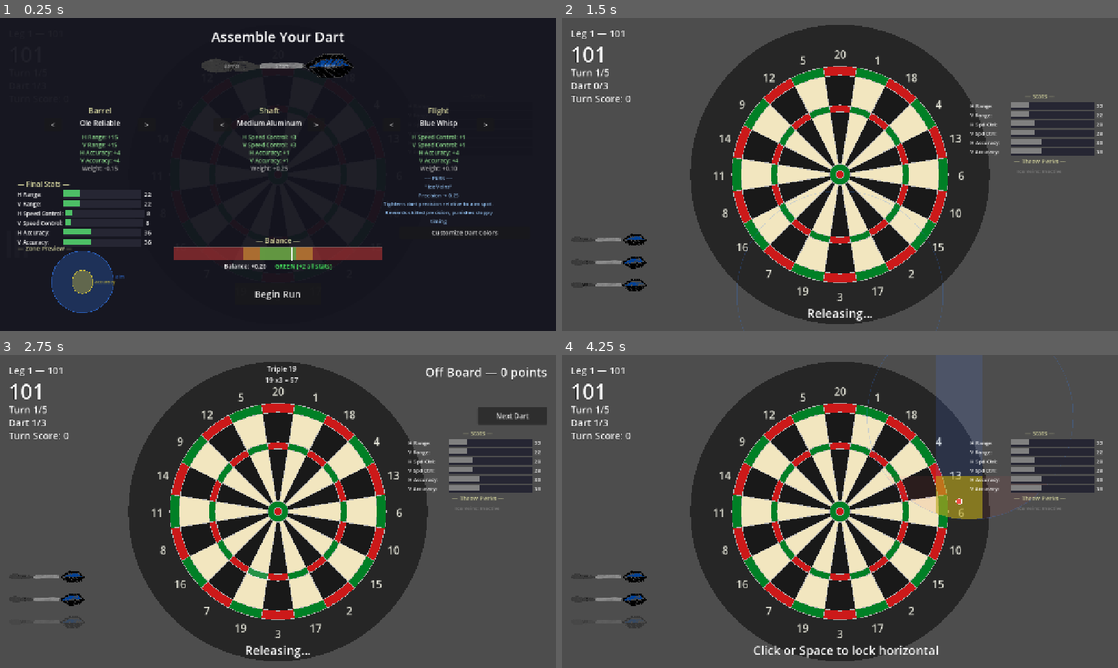
Above: before the commit, frames 1-4 (two rows, left to right).
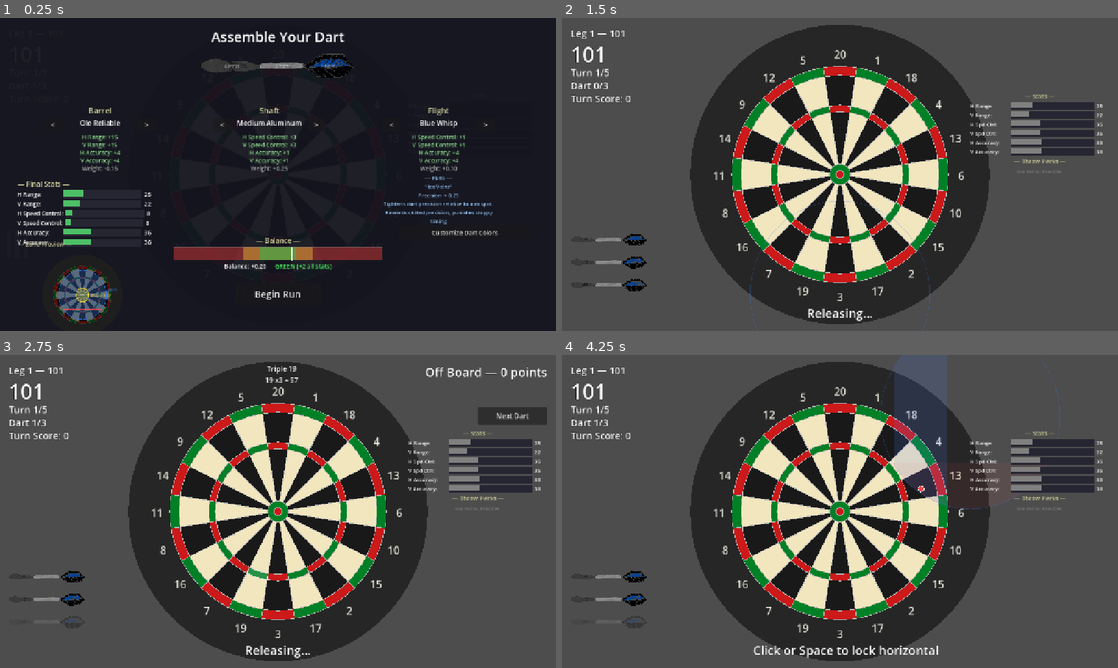
Above: after the commit, the same moments.

Repository: maxxBearr/darts-game
Game: Godot game, scene res://scenes/main.tscn
Same seed, same stepped clock (60 frames per second), same inputs: the game is played once before the commit and once after it.
Inputs (mouse positions are in pixels of both pictures, inside the frame that each line leads up to):
- Up to frame 1 (0.25 s): no input
- Up to frame 2 (1.5 s): click "Begin Run" at 0.5 s; tap Enter at 1.25, 1.35 s; move the mouse to (962, 158) at 1.27 s; hold Right (ui_right) from 1.28 s (still down); click (962, 158) at 1.42 s
- Up to frame 3 (2.75 s): tap Space at 1.52, 2 s; release Right (ui_right) at 2 s; drag from (166, 527) to (250, 574) at 2.02 s
- Up to frame 4 (4.25 s): click "Next Dart" at 2.75 s; tap Enter at 3.5, 3.6 s; move the mouse to (895, 442) at 3.52 s; hold Right (ui_right) from 3.53 s (still down)

The runs differ from the first frame. In frame 1, 2.0% of the frame differs, in the area x 3-28%, y 54-98%; in frame 2, 0.4%; in frame 3, less than 0.1%; in frame 4, 6.6%, in the area x 54-98%, y 0-53%.

Commit message:
pre exports push

Diff:
--- a/scenes/main.tscn
+++ b/scenes/main.tscn
@@ -56,6 +56,8 @@
 
 [node name="ThrowMechanic" type="Node2D" parent="." unique_id=967240672]
 script = ExtResource("3_throw")
+vertical_speed = 1.8
+horizontal_speed = 1.8
 marker_size = 6.0
 marker_outline_thickness = 1.3
 resolve_preview_duration = 1.19
--- a/scripts/assembly_screen.gd
+++ b/scripts/assembly_screen.gd
@@ -50,6 +50,8 @@
 var _inner_color_picker: ColorPickerButton
 var _dart_preview: Control
 var _zone_preview: Control
+var _v_bounce_t: float = 0.0
+var _h_bounce_t: float = 0.0
 
 const STAT_KEYS: Array[String] = [
 	"horizontal_range", "vertical_range",
@@ -85,16 +87,22 @@
 const BAR_HEIGHT: float = 14.0
 const STAT_MAX_VALUE: float = 100.0
 
-## Zone preview scaling — mirrors throw_mechanic default export values
-const PREVIEW_MAX_AIM_HALF_W: float = 200.0
-const PREVIEW_MIN_AIM_HALF_W: float = 5.0
-const PREVIEW_MAX_AIM_HALF_H: float = 200.0
-const PREVIEW_MIN_AIM_HALF_H: float = 5.0
-const PREVIEW_MAX_ACC_HALF_W: float = 80.0
-const PREVIEW_MIN_ACC_HALF_W: float = 5.0
-const PREVIEW_MAX_ACC_HALF_H: float = 90.0
-const PREVIEW_MIN_ACC_HALF_H: float = 5.0
-const PREVIEW_SCALE: float = 0.45
+## Zone preview — all sizes derived from a mini board radius so ratios match in-game.
+## In-game board_radius is 300px; PREVIEW_RATIO scales everything proportionally.
+const PREVIEW_BOARD_RADIUS: float = 80.0
+const PREVIEW_RATIO: float = PREVIEW_BOARD_RADIUS / 300.0
+
+
+func _process(delta: float) -> void:
+	if not visible or dart_build == null:
+		return
+	var bonuses: Dictionary = dart_build.get_total_stat_bonuses()
+	var v_speed: float = clampf(base_stats.get("vertical_speed", 1.5) + bonuses.get("vertical_speed", 0.0), 1.0, 5.0)
+	var h_speed: float = clampf(base_stats.get("horizontal_speed", 1.5) + bonuses.get("horizontal_speed", 0.0), 1.0, 5.0)
+	_v_bounce_t += delta * (6.0 - v_speed) * 2.5
+	_h_bounce_t += delta * (6.0 - h_speed) * 2.5
+	if _zone_preview:
+		_zone_preview.queue_redraw()
 
 
 func _ready() -> void:
@@ -741,8 +749,8 @@
 
 func _build_zone_preview() -> void:
 	var container: VBoxContainer = VBoxContainer.new()
-	container.position = Vector2(40.0, 520.0)
-	container.size = Vector2(300.0, 140.0)
+	container.position = Vector2(40.0, 510.0)
+	container.size = Vector2(300.0, 210.0)
 	container.add_theme_constant_override("separation", 2)
 	add_child(container)
 
@@ -753,7 +761,7 @@
 	container.add_child(preview_title)
 
 	_zone_preview = Control.new()
-	_zone_preview.custom_minimum_size = Vector2(280.0, 130.0)
+	_zone_preview.custom_minimum_size = Vector2(280.0, 210.0)
 	_zone_preview.draw.connect(_draw_zone_preview)
 	container.add_child(_zone_preview)
 
@@ -768,18 +776,21 @@
 	var h_acc: float = base_stats.get("horizontal_accuracy", 25.0) + bonuses.get("horizontal_accuracy", 0.0)
 	var v_acc: float = base_stats.get("vertical_accuracy", 25.0) + bonuses.get("vertical_accuracy", 0.0)
 
-	## Map stats to pixel sizes using throw_mechanic formulas
+	## Map stats to pixel sizes — using in-game max/min values scaled by PREVIEW_RATIO
 	var h_range_n: float = clampf((h_range - 1.0) / 99.0, 0.0, 1.0)
 	var v_range_n: float = clampf((v_range - 1.0) / 99.0, 0.0, 1.0)
 	var h_acc_n: float = clampf((h_acc - 1.0) / 99.0, 0.0, 1.0)
 	var v_acc_n: float = clampf((v_acc - 1.0) / 99.0, 0.0, 1.0)
 
-	var aim_half_w: float = lerpf(PREVIEW_MAX_AIM_HALF_W, PREVIEW_MIN_AIM_HALF_W, h_range_n) * PREVIEW_SCALE
-	var aim_half_h: float = lerpf(PREVIEW_MAX_AIM_HALF_H, PREVIEW_MIN_AIM_HALF_H, v_range_n) * PREVIEW_SCALE
-	var acc_half_w: float = lerpf(PREVIEW_MAX_ACC_HALF_W, PREVIEW_MIN_ACC_HALF_W, h_acc_n) * PREVIEW_SCALE
-	var acc_half_h: float = lerpf(PREVIEW_MAX_ACC_HALF_H, PREVIEW_MIN_ACC_HALF_H, v_acc_n) * PREVIEW_SCALE
+	var aim_half_w: float = lerpf(270.0, 8.0, h_range_n) * PREVIEW_RATIO
+	var aim_half_h: float = lerpf(270.0, 5.0, v_range_n) * PREVIEW_RATIO
+	var acc_half_w: float = lerpf(80.0, 5.0, h_acc_n) * PREVIEW_RATIO
+	var acc_half_h: float = lerpf(90.0, 5.0, v_acc_n) * PREVIEW_RATIO
 
 	var center: Vector2 = Vector2(_zone_preview.size.x / 2.0, _zone_preview.size.y / 2.0)
+
+	## Mini dartboard (background reference)
+	_draw_preview_dartboard(center)
 
 	## Aim ellipse (outer)
 	var aim_color: Color = Color(0.2, 0.5, 1.0, 0.25)
@@ -793,6 +804,22 @@
 	_draw_preview_ellipse_filled(center, acc_half_w, acc_half_h, acc_color)
 	_draw_preview_ellipse_outline(center, acc_half_w, acc_half_h, acc_outline_color)
 
+	## V speed line — horizontal line bouncing up and down, clipped to aim ellipse
+	var v_offset: float = sin(_v_bounce_t) * aim_half_h
+	var v_line_y: float = center.y + v_offset
+	var v_dy: float = v_offset / aim_half_h if aim_half_h > 0.0 else 0.0
+	var v_x_extent: float = aim_half_w * sqrt(maxf(1.0 - v_dy * v_dy, 0.0))
+	var v_line_color: Color = Color(1.0, 0.3, 0.3, 0.7)
+	_zone_preview.draw_line(Vector2(center.x - v_x_extent, v_line_y), Vector2(center.x + v_x_extent, v_line_y), v_line_color, 1.5)
+
+	## H speed line — vertical line bouncing left and right, clipped to aim ellipse
+	var h_offset: float = sin(_h_bounce_t) * aim_half_w
+	var h_line_x: float = center.x + h_offset
+	var h_dx: float = h_offset / aim_half_w if aim_half_w > 0.0 else 0.0
+	var h_y_extent: float = aim_half_h * sqrt(maxf(1.0 - h_dx * h_dx, 0.0))
+	var h_line_color: Color = Color(0.3, 0.5, 1.0, 0.7)
+	_zone_preview.draw_line(Vector2(h_line_x, center.y - h_y_extent), Vector2(h_line_x, center.y + h_y_extent), h_line_color, 1.5)
+
 	## Crosshair at center
 	var cross_color: Color = Color(1.0, 1.0, 1.0, 0.4)
 	_zone_preview.draw_line(center + Vector2(-5.0, 0.0), center + Vector2(5.0, 0.0), cross_color, 1.0)
@@ -803,6 +830,71 @@
 	var acc_label_pos: Vector2 = center + Vector2(acc_half_w + 4.0, 4.0)
 	_zone_preview.draw_string(ThemeDB.fallback_font, aim_label_pos, "aim", HORIZONTAL_ALIGNMENT_LEFT, -1, 11, aim_outline_color)
 	_zone_preview.draw_string(ThemeDB.fallback_font, acc_label_pos, "accuracy", HORIZONTAL_ALIGNMENT_LEFT, -1, 11, acc_outline_color)
+
+
+func _draw_preview_dartboard(center: Vector2) -> void:
+	var r: float = PREVIEW_BOARD_RADIUS
+
+	# Surround
+	_zone_preview.draw_circle(center, r * 1.15, Color(0.12, 0.12, 0.12))
+
+	# Wedge colors (muted so overlays stay readable)
+	var single_a: Color = Color(0.06, 0.06, 0.06)
+	var multi_a: Color = Color(0.35, 0.05, 0.05)
+	var single_b: Color = Color(0.4, 0.38, 0.32)
+	var multi_b: Color = Color(0.0, 0.22, 0.06)
+
+	for wedge_idx: int in range(20):
+		var start_deg: float = wedge_idx * 18.0 - 9.0
+		var end_deg: float = start_deg + 18.0
+		var is_even: bool = wedge_idx % 2 == 0
+		var sc: Color = single_a if is_even else single_b
+		var mc: Color = multi_a if is_even else multi_b
+
+		_draw_board_segment(center, start_deg, end_deg, r * 0.83, r * 0.76, mc)
+		_draw_board_segment(center, start_deg, end_deg, r * 0.76, r * 0.53, sc)
+		_draw_board_segment(center, start_deg, end_deg, r * 0.53, r * 0.48, mc)
+		_draw_board_segment(center, start_deg, end_deg, r * 0.48, r * 0.08, sc)
+
+	# Bull
+	_zone_preview.draw_circle(center, r * 0.08, Color(0.0, 0.22, 0.06))
+	_zone_preview.draw_circle(center, r * 0.032, Color(0.35, 0.05, 0.05))
+
+	# Wire rings
+	var wire: Color = Color(0.4, 0.4, 0.4, 0.4)
+	for ring_r: float in [0.032, 0.08, 0.48, 0.53, 0.76, 0.83]:
+		_draw_board_ring(center, r * ring_r, wire)
+
+	# Wedge boundary wires
+	for wedge_idx: int in range(20):
+		var angle_rad: float = deg_to_rad(wedge_idx * 18.0 - 9.0)
+		var direction: Vector2 = Vector2(sin(angle_rad), -cos(angle_rad))
+		_zone_preview.draw_line(center + direction * r * 0.08, center + direction * r * 0.83, wire, 1.0)
+
+
+func _draw_board_segment(center: Vector2, start_deg: float, end_deg: float, outer_r: float, inner_r: float, color: Color) -> void:
+	var points: PackedVector2Array = PackedVector2Array()
+	var arc_pts: int = 6
+	for i: int in range(arc_pts + 1):
+		var t: float = float(i) / float(arc_pts)
+		var angle_rad: float = deg_to_rad(lerpf(start_deg, end_deg, t))
+		var direction: Vector2 = Vector2(sin(angle_rad), -cos(angle_rad))
+		points.append(center + direction * outer_r)
+	for i: int in range(arc_pts + 1):
+		var t: float = float(i) / float(arc_pts)
+		var angle_rad: float = deg_to_rad(lerpf(end_deg, start_deg, t))
+		var direction: Vector2 = Vector2(sin(angle_rad), -cos(angle_rad))
+		points.append(center + direction * inner_r)
+	_zone_preview.draw_colored_polygon(points, color)
+
+
+func _draw_board_ring(center: Vector2, radius: float, color: Color) -> void:
+	var points: PackedVector2Array = PackedVector2Array()
+	var num_pts: int = 48
+	for i: int in range(num_pts + 1):
+		var angle: float = TAU * float(i) / float(num_pts)
+		points.append(center + Vector2(cos(angle), sin(angle)) * radius)
+	_zone_preview.draw_polyline(points, color, 1.0)
 
 
 func _draw_preview_ellipse_filled(center: Vector2, half_w: float, half_h: float, color: Color, segments: int = 48) -> void:
--- a/scripts/throw_mechanic.gd
+++ b/scripts/throw_mechanic.gd
@@ -12,13 +12,13 @@
 ## 1 = worst (half-width equals max_aim_half_width).
 ## 100 = best (half-width equals min_aim_half_width).
 ## Typical gameplay range: 30 to 80.
-@export var horizontal_range: float = 5.0
+@export var horizontal_range: float = 8.0
 
 ## Maximum aim ellipse half-width in pixels (at horizontal_range = 1). The worst possible horizontal spread.
-@export var max_aim_half_width: float = 300.0
+@export var max_aim_half_width: float = 270.0
 
 ## Minimum aim ellipse half-width in pixels (at horizontal_range = 100). The tightest possible horizontal spread.
-@export var min_aim_half_width: float = 5.0
+@export var min_aim_half_width: float = 8.0
 
 ## Controls vertical range of the aim ellipse. Higher = tighter range.
 ## 1 = worst (half-height equals max_aim_half_height).
@@ -27,7 +27,7 @@
 @export var vertical_range: float = 5.0
 
 ## Maximum aim ellipse half-height in pixels (at vertical_range = 1). The worst possible vertical spread.
-@export var max_aim_half_height: float = 300.0
+@export var max_aim_half_height: float = 270.0
 
 ## Minimum aim ellipse half-height in pixels (at vertical_range = 100). The tightest possible vertical spread.
 @export var min_aim_half_height: float = 5.0
@@ -54,7 +54,7 @@
 @export var horizontal_accuracy: float = 25.0
 
 ## Maximum horizontal variance half-width in pixels (at horizontal_accuracy = 1).
-@export var max_horizontal_accuracy_half: float = 80.0
+@export var max_horizontal_accuracy_half: float = 90.0
 
 ## Minimum horizontal variance half-width in pixels (at horizontal_accuracy = 100).
 @export var min_horizontal_accuracy_half: float = 5.0
